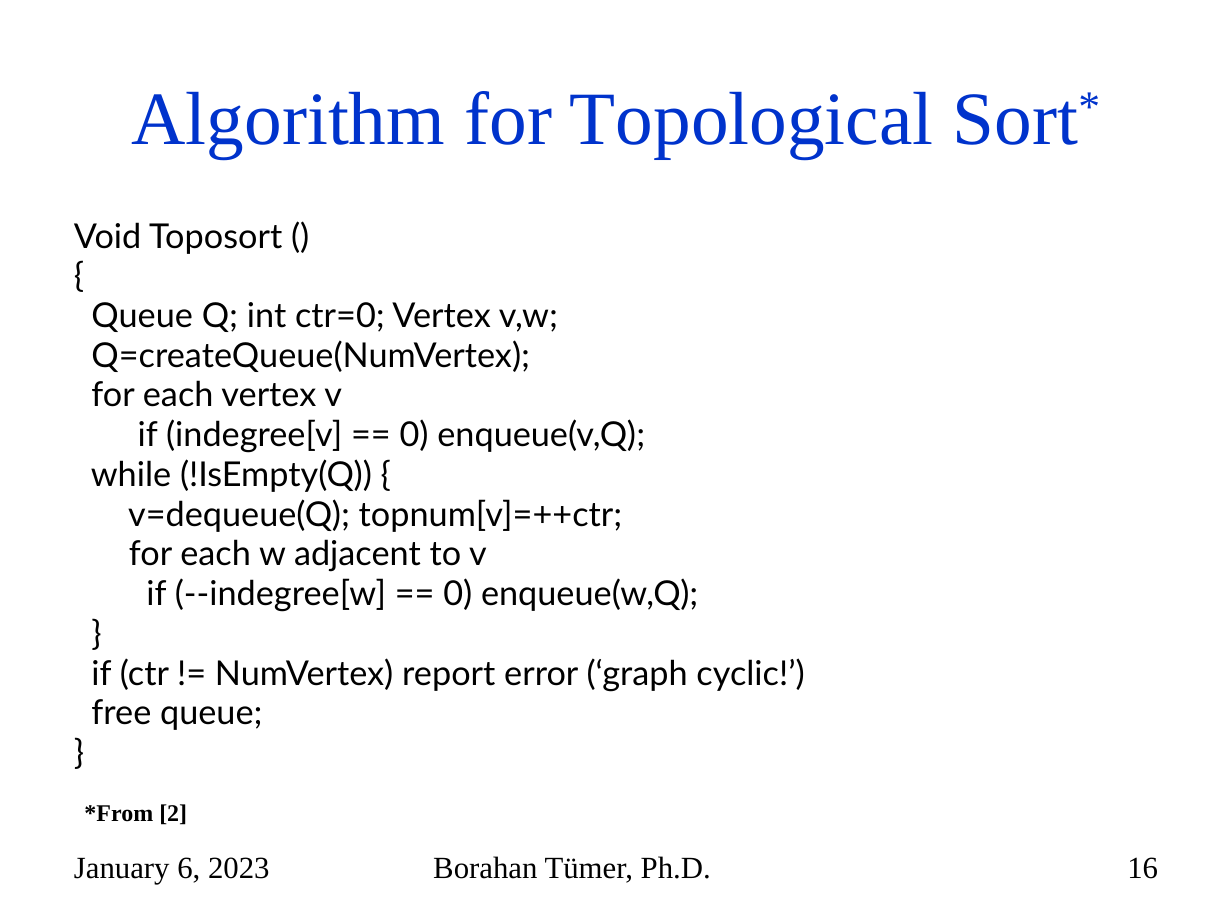
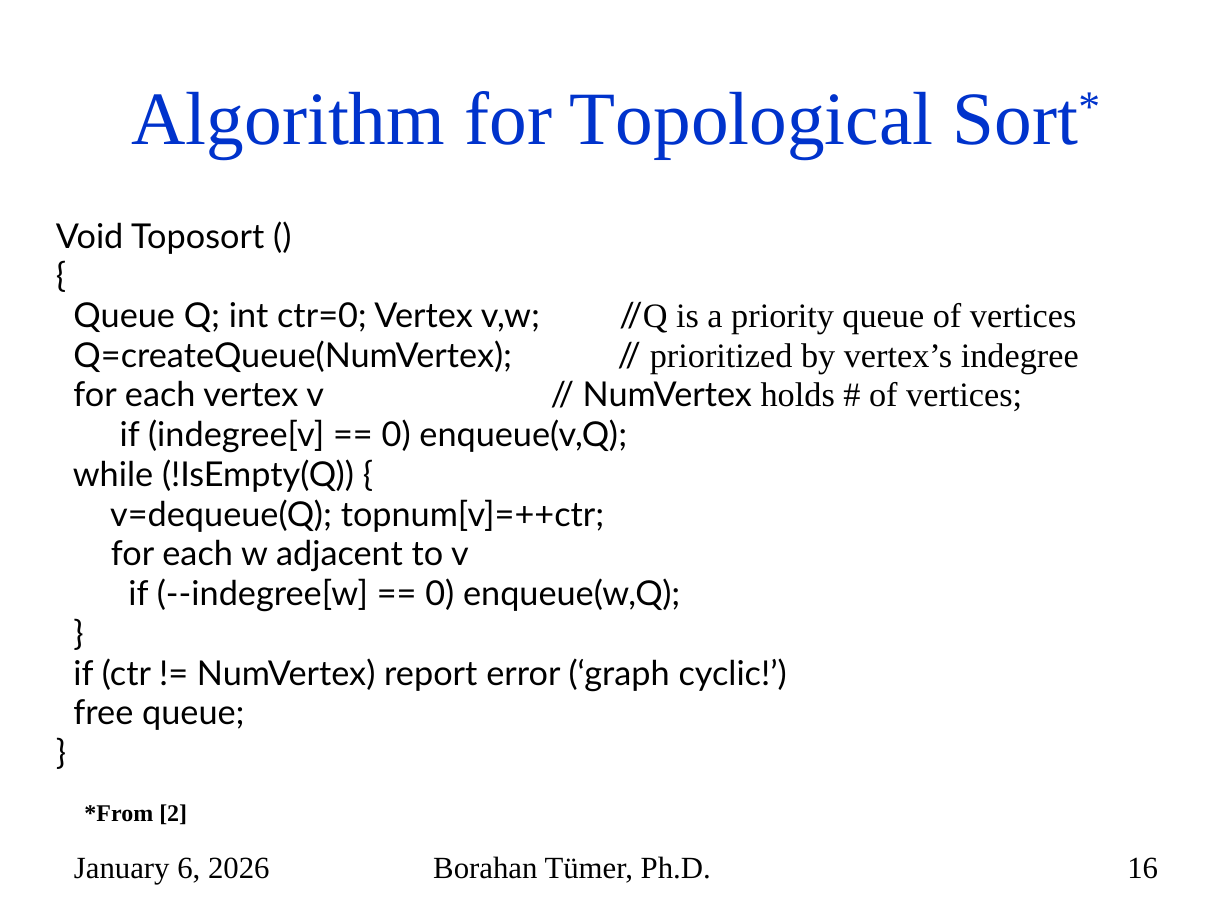
Before and after one commit to mehmetkayacse/cse225, a slide deck: slide 16 of files/Week10.pptx. Drawn at 1232x924 pixels with LibreOffice and Linux fonts; fonts in the diff are those of the drawing. Boxes give left, top, right and bottom in pixels: in the first picture for what was removed or moved away, otherwise in the second. Text is boxed around its words. In the diff, an @@ line names an element or a change of style, - is before the commit and + after.

```diff
--- a/files/Week10.pptx
+++ b/files/Week10.pptx
@@ text "Void Toposort ()": place and size @@
-text "Void Toposort ()" at <box>74,222,804,730</box>
+text "Void Toposort ()" at <box>56,222,1079,730</box>
@@ text at <box>73,301,1079,411</box>: text changed @@
-Queue Q; int ctr=0; Vertex v,w;
-Q=createQueue(NumVertex);
-for each vertex v
+Queue Q; int ctr=0; Vertex v,w; //Q is a priority queue of vertices
+Q=createQueue(NumVertex); // prioritized by vertex’s indegree
+for each vertex v // NumVertex holds # of vertices;
@@ text at <box>74,857,270,884</box>: text changed @@
-January 6, 2023
+January 6, 2026
```
Also in this commit, not shown: 69 other slides changed, 4 other files.
